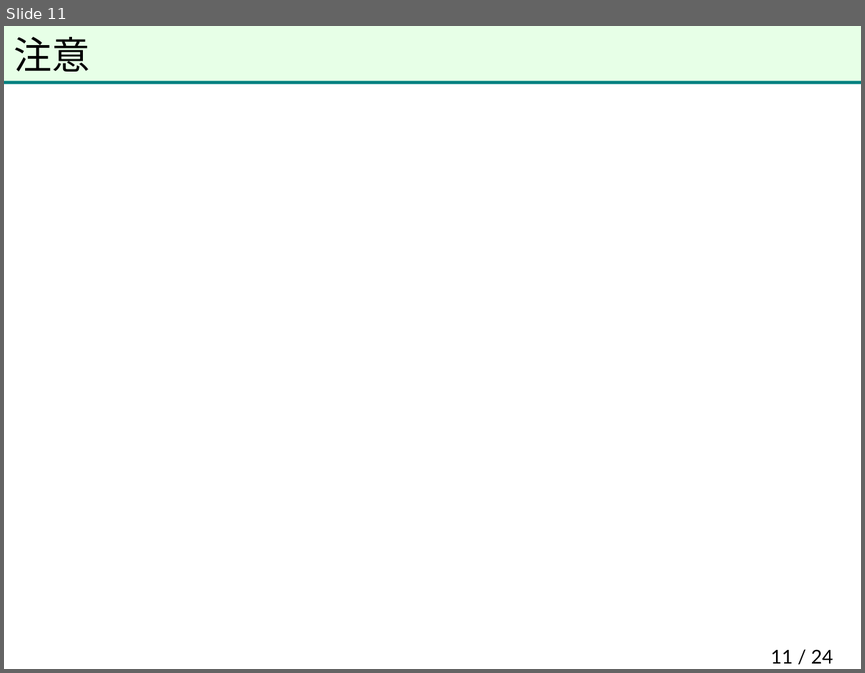
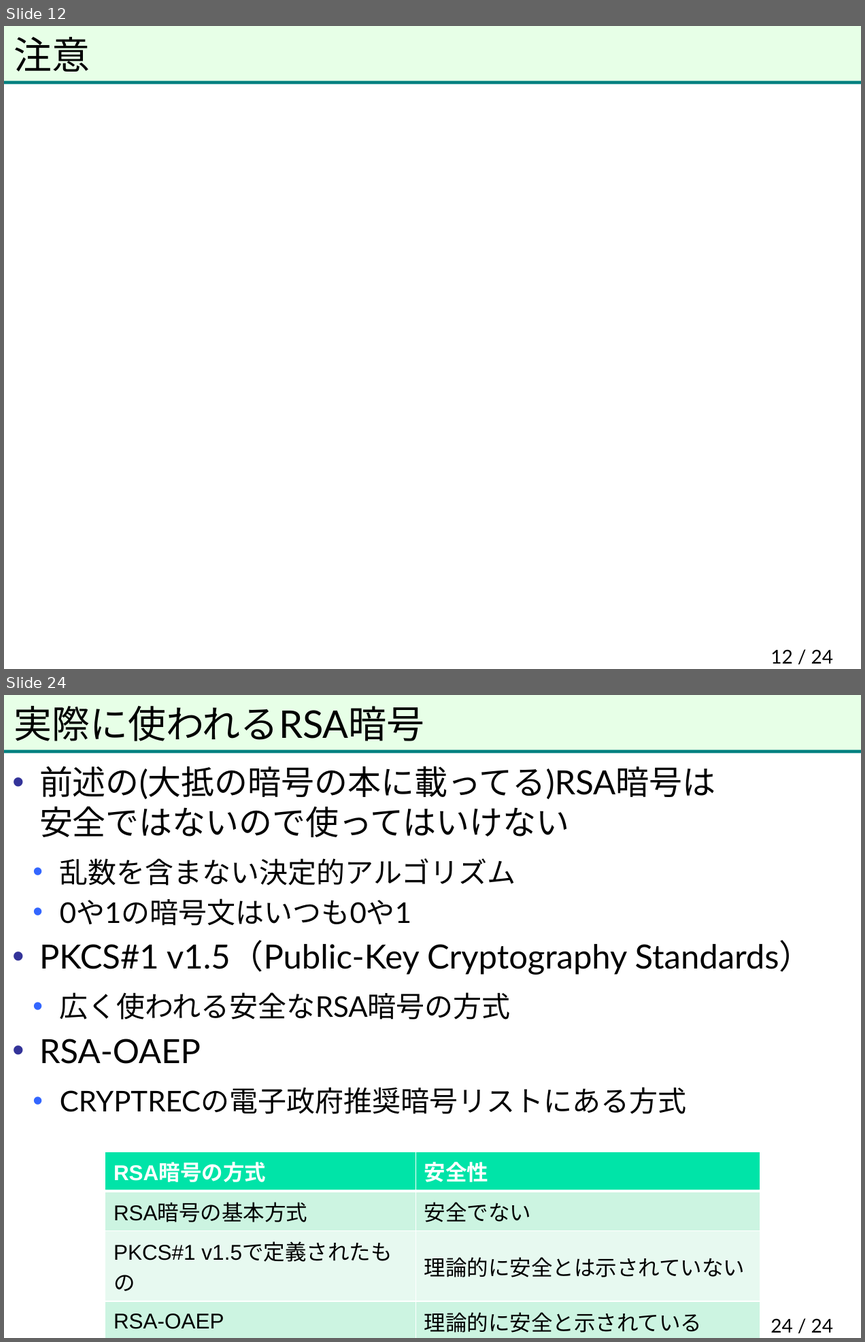
Before and after one commit to herumi/anninbon, a slide deck: lec/anninbon5.pptx. Shown one above the other, each under a label of ours: slide 11 before the commit, slides 12 and 24 after it; the slides between them are not shown. The pictures are 865x673 and 865x1342 pixels, drawn with LibreOffice and Linux fonts; fonts in the diff are those of the drawing; background and template pictures are left out. Boxes give left, top, right and bottom in pixels: in the first picture for what was removed or moved away, otherwise in the second. Text is boxed around its words. In the diff, an @@ line names an element or a change of style, - is before the commit and + after.

```diff
--- a/lec/anninbon5.pptx
+++ b/lec/anninbon5.pptx
@@ slide 24 added at (4,695,861,1338), background #FFFFFF; not listed: 2 template elements that a slide beside it also shows @@
@@ title added at (14,706,425,741), 32 pt, text #000000 @@
+実際に使われるRSA暗号
@@ text added at (39,766,813,1114), 28 pt, text #000000 @@
+• 前述の(大抵の暗号の本に載ってる)RSA暗号は
+  安全ではないので使ってはいけない
+  • 乱数を含まない決定的アルゴリズム
+  • 0や1の暗号文はいつも0や1
+• PKCS#1 v1.5（Public-Key Cryptography Standards）
+  • 広く使われる安全なRSA暗号の方式
+• RSA-OAEP
+  • CRYPTRECの電子政府推奨暗号リストにある方式
@@ table added at (105,1151,761,1335), 4 rows, 2 columns @@
+RSA暗号の方式 | 安全性
+RSA暗号の基本方式 | 安全でない
+PKCS#1 v1.5で定義されたもの | 理論的に安全とは示されていない
+RSA-OAEP | 理論的に安全と示されている
@@ page number added at (770,1318,833,1332), 16 pt, text #000000 @@
+24 / 24
@@ what was slide 11 is now slide 12 @@
@@ page number at (770,649,833,663): text changed @@
-11 / 24
+12 / 24
```
Also in this commit, not shown: 17 other slides added.
